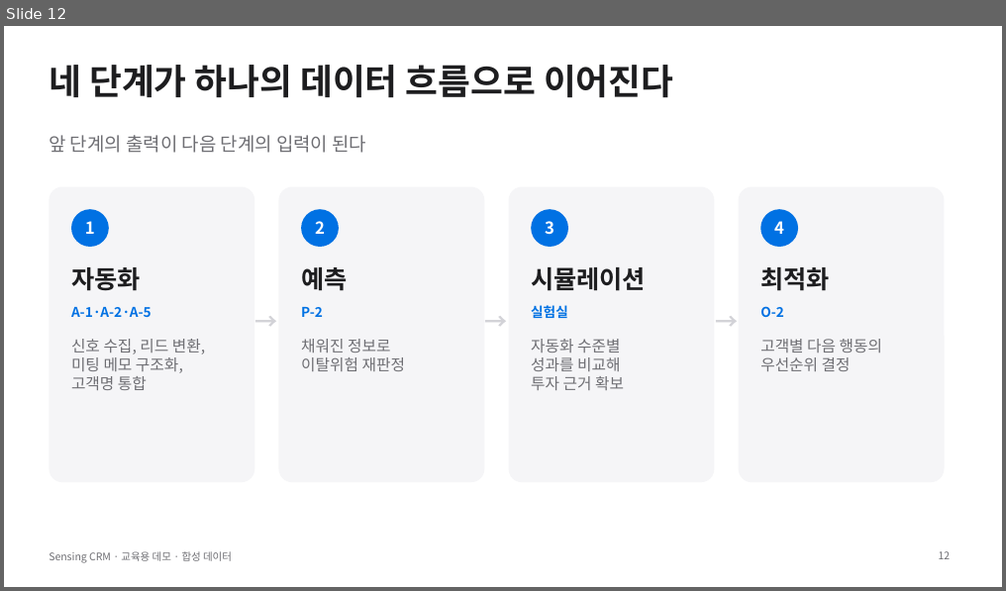
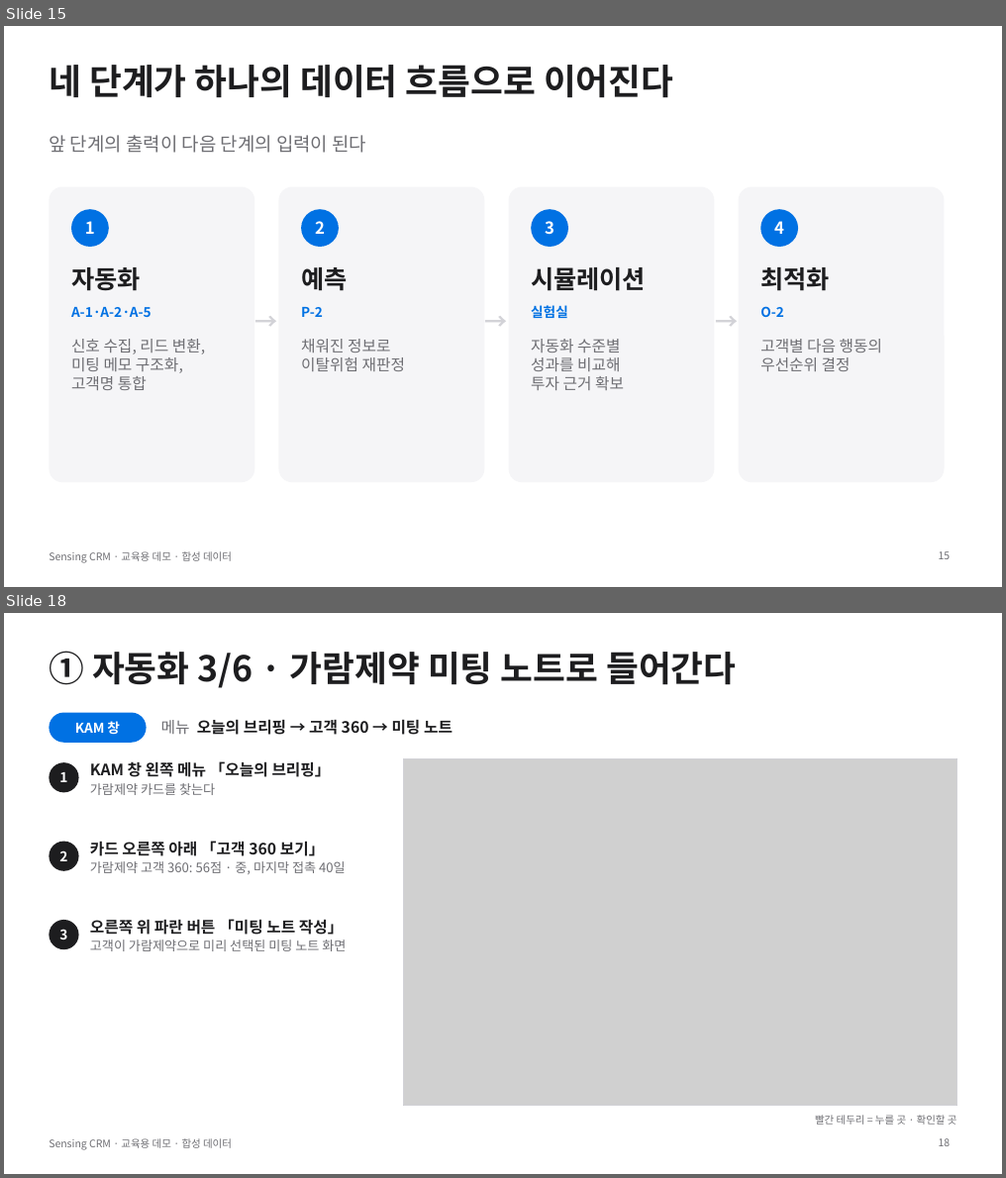
Before and after one commit to donchang07/work2, a slide deck: sensing-crm/docs/lecture/sensing-crm-demo.pptx. Shown one above the other, each under a label of ours: slide 12 before the commit, slides 15 and 18 after it; the slides between them are not shown. The pictures are 1006x591 and 1006x1178 pixels, drawn with LibreOffice and Linux fonts; fonts in the diff are those of the drawing; grey boxes stand for pictures. Boxes give left, top, right and bottom in pixels: in the first picture for what was removed or moved away, otherwise in the second. Text is boxed around its words. In the diff, an @@ line names an element or a change of style, - is before the commit and + after.

```diff
--- a/sensing-crm/docs/lecture/sensing-crm-demo.pptx
+++ b/sensing-crm/docs/lecture/sensing-crm-demo.pptx
@@ slide 18 added at (4, 613, 1002, 1174), background #FFFFFF; not listed: 1 template element that a slide beside it also shows @@
@@ title added at (49, 651, 736, 688), 34 pt, text #1D1D1F, bold @@
+① 자동화 3/6 · 가람제약 미팅 노트로 들어간다
@@ rounded rectangle added at (49, 713, 147, 743), fill #0071E3 @@
@@ text added at (75, 721, 120, 735), 13 pt, text #FFFFFF, bold @@
+KAM 창
@@ text added at (161, 719, 452, 735), 15 pt, text #1D1D1F, bold @@
+메뉴 오늘의 브리핑 → 고객 360 → 미팅 노트
@@ picture added at (403, 759, 957, 1105) @@
@@ rectangle added at (403, 759, 957, 1105), outline #D2D2D7 1 pt @@
@@ ellipse added at (49, 762, 79, 792), fill #1D1D1F @@
@@ text added at (59, 772, 67, 782), 13 pt, text #FFFFFF, bold @@
+1
@@ text added at (90, 761, 331, 795), 15 pt, text #1D1D1F, bold @@
+KAM 창 왼쪽 메뉴 「오늘의 브리핑」
+가람제약 카드를 찾는다
@@ ellipse added at (49, 842, 79, 871), fill #1D1D1F @@
@@ text added at (90, 841, 346, 874), 12.5 pt, text #6E6E73 @@
+카드 오른쪽 아래 「고객 360 보기」
+가람제약 고객 360: 56점 · 중, 마지막 접촉 40일
@@ text added at (59, 851, 67, 861), 13 pt, text #FFFFFF, bold @@
+2
@@ ellipse added at (49, 920, 79, 950), fill #1D1D1F @@
@@ text added at (59, 929, 67, 940), 13 pt, text #FFFFFF, bold @@
+3
@@ text added at (90, 919, 346, 952), 12.5 pt, text #6E6E73 @@
+오른쪽 위 파란 버튼 「미팅 노트 작성」
+고객이 가람제약으로 미리 선택된 미팅 노트 화면
@@ text added at (815, 1115, 957, 1125), 10 pt, text #6E6E73 @@
+빨간 테두리 = 누를 곳 · 확인할 곳
@@ page number added at (939, 1139, 950, 1147), 10 pt, text #6E6E73 @@
+18
@@ what was slide 12 is now slide 15 @@
@@ page number at (939, 552, 950, 560): text changed @@
-12
+15
```
Also in this commit, not shown: 6 slides changed, 15 other slides added, 2 slides removed, 36 other files.
